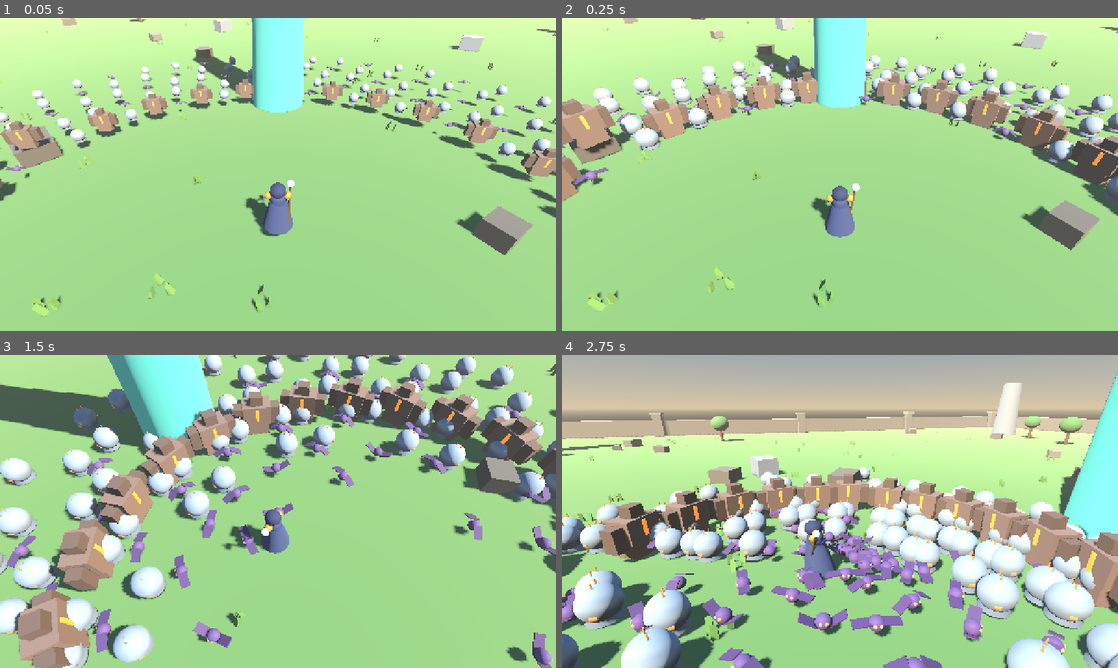
Above: before the commit, frames 1-4 (two rows, left to right).
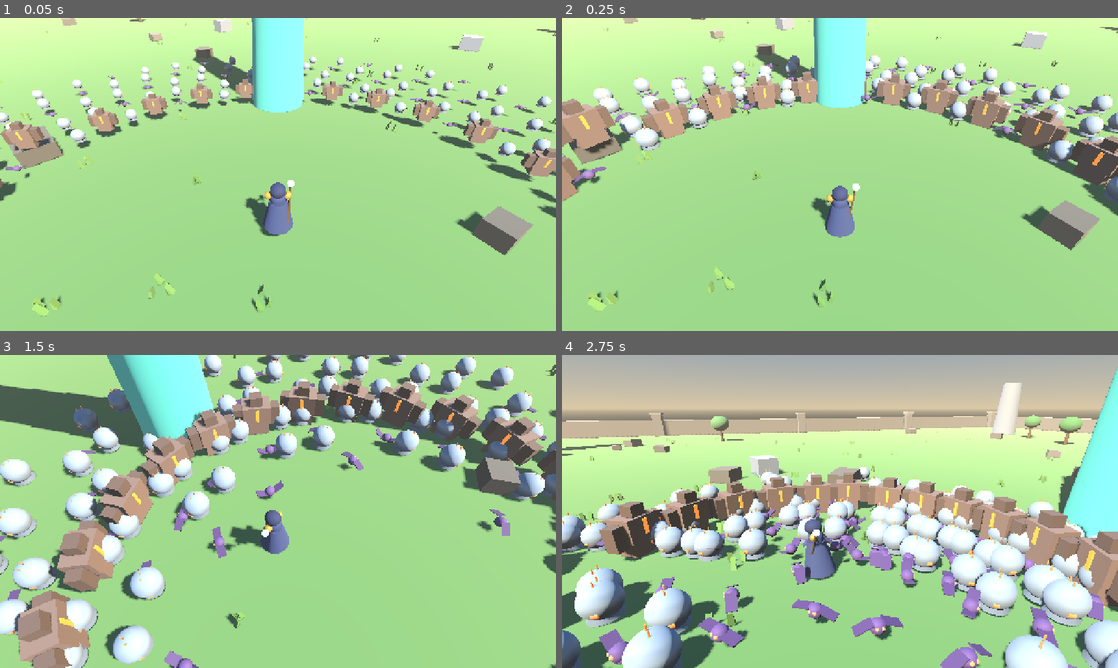
Above: after the commit, the same moments.

Repository: mohsen-niksirat/Horde_Survival_3D
Game: Godot game, scene res://tests/StressScene.tscn
Same seed, same stepped clock (60 frames per second), same inputs: the game is played once before the commit and once after it. This scene is started directly instead of the project's main scene.
Inputs (mouse positions are in pixels of both pictures, inside the frame that each line leads up to):
- Up to frame 1 (0.05 s): no input
- Up to frame 2 (0.25 s): no input
- Up to frame 3 (1.5 s): tap Enter at 0.5 s; move the mouse to (250, 574) at 0.52 s; hold W (move_up) 0.53-1.25 s; tap Q (ability_1) at 0.6 s; click (250, 574) at 0.67 s; drag from (444, 558) to (250, 574) at 1.27 s
- Up to frame 4 (2.75 s): move the mouse to (673, 464) at 2.02 s; hold A (move_left) from 2.03 s (still down); tap Space (dash) at 2.1 s

The runs differ from the first frame. In frame 1, 0.1% of the frame differs, in the area x 1-95%, y 14-49%; in frame 2, 0.7%; in frame 3, 9.7%; in frame 4, 16%, in the area x 0-100%, y 4-100%.

Commit message:
fix: no enemy can outrun the player
- Hard speed cap 5.5 m/s on every enemy (player base 6.0 + movement
  modifiers always wins)
- Difficulty speed scaling ceiling 1.8 -> 1.2
- Swarm Bat 5.2 -> 4.4, Fast Wisp 6.0 -> 5.0
- test_phase5 PASS

Diff:
--- a/data/enemies/fast_wisp.tres
+++ b/data/enemies/fast_wisp.tres
@@ -10,7 +10,7 @@
 scale = 0.75
 max_hp = 8.0
 damage = 5.0
-move_speed = 6.0
+move_speed = 5.0
 armor = 0.0
 movement_type = "chase"
 attack_range = 1.3
--- a/data/enemies/swarm_bat.tres
+++ b/data/enemies/swarm_bat.tres
@@ -10,7 +10,7 @@
 scale = 0.5
 max_hp = 5.0
 damage = 3.0
-move_speed = 5.2
+move_speed = 4.4
 armor = 0.0
 movement_type = "wobble"
 attack_range = 1.2
--- a/scenes/enemies/enemy.gd
+++ b/scenes/enemies/enemy.gd
@@ -158,7 +158,8 @@
 					var strafe := Vector3.UP.cross(dir).normalized()
 					dir = strafe * (1.0 if _wobble_seed > PI else -1.0)
 
-		var speed: float = data.move_speed * spd_scale * status.get_speed_factor()
+		# No enemy may outrun the player (player base 6 m/s)
+		var speed: float = minf(data.move_speed * spd_scale * status.get_speed_factor(), 5.5)
 		velocity.x = dir.x * speed
 		velocity.z = dir.z * speed
 		move_and_slide()
Not shown, removed: Prompt.txt
